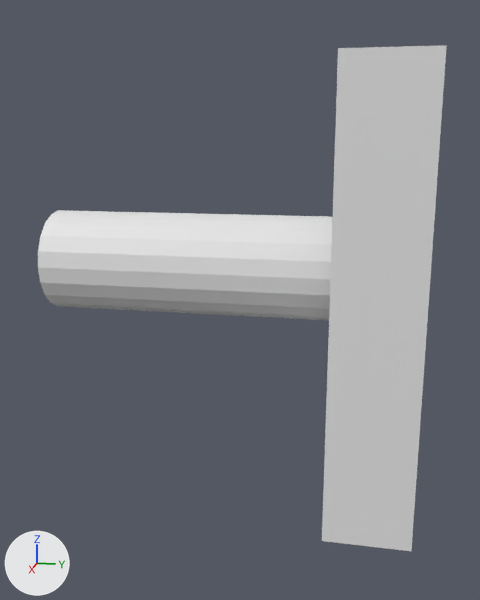
An edit to the OBJ model src/main/resources/assets/create_nuclear_industry/models/block/turbine/mesh/turbine_output_shaft_unformed.obj, drawn before and after from the same camera.
Rendered twice from a camera (50 mm lens) standing at (2.28, -0.111, 0.846) and looking at (0.517, -0.464, 0.405). Arrows for +X, +Y and +Z are at lower left; the lights stay in place. The picture after the commit comes second. Materials are left out; every surface is plain grey. Where no turn or scale is listed for an object, it has been applied to the vertices. Vertices at exactly the same position are counted once.

The older version as bpy lines, for what is in view:
```python
me_output_shaft_front = bpy.data.meshes.new('output_shaft_front')
me_output_shaft_front.from_pydata(...)  # 160 vertices, 102 faces; spans x 0.0..1.0, y -1.0..0.0, z 0.0..1.0
# faces by material slot: [8, 8, 24, 24, 38]
me_output_shaft_front.materials.append(mat_endcap)
me_output_shaft_front.materials.append(mat_casing)
me_output_shaft_front.materials.append(mat_rotor_hub)
me_output_shaft_front.materials.append(mat_inside)
me_output_shaft_front.materials.append(mat_shaft)
ob_output_shaft_front = bpy.data.objects.new('output_shaft_front', me_output_shaft_front)
ob_output_shaft_front.location = (0.0, 0.0, 0.0)
```
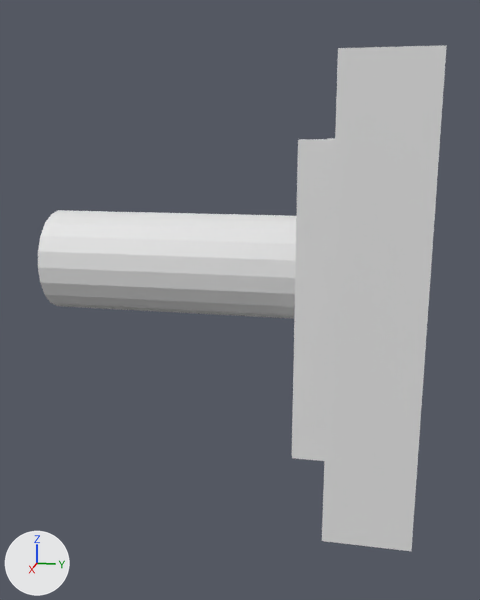
Location of each change, [x1, y1, x2, y2] in pixels of the pictures (480 x 600 px):
part 1 of me_output_shaft_front, added
    after: [292, 139, 335, 461]
part 2 of me_output_shaft_front, reshaped
    both: [322, 45, 447, 551]

Patch to the scene script:
```diff
--- a/src/main/resources/assets/create_nuclear_industry/models/block/turbine/mesh/turbine_output_shaft_unformed.obj.py
+++ b/src/main/resources/assets/create_nuclear_industry/models/block/turbine/mesh/turbine_output_shaft_unformed.obj.py
@@ me_output_shaft_front @@
 # used by ob_output_shaft_front; location = (0.0, 0.0, 0.0)
-me_output_shaft_front.from_pydata(...)  # 160 vertices, 102 faces; spans x 0.0..1.0, y -1.0..0.0, z 0.0..1.0
+me_output_shaft_front.from_pydata(...)  # 402 vertices, 464 faces; spans x 0.0..1.0, y -1.0..0.008, z 0.0..1.0
+# me_output_shaft_front part 1: a new loose piece, a box spanning x 0.855..0.945, y -0.262..-0.187, z 0.16..0.84
+# me_output_shaft_front part 2
+# 48 vertices are removed from x 0.23..0.77, y 0.0, z 0.23..0.77
+# 74 faces are deleted
+# 33 vertices are added at x 0.31..0.69, y -0.262..0.0, z 0.0..1.0
+# 48 new vertices lie (0.0, -0.075, 0.0) away from vertices in x 0.23..0.77, y -0.187, z 0.23..0.77
+# 24 new vertices lie (0.0, 0.075, 0.0) away from vertices in x 0.36..0.64, y -0.262, z 0.36..0.64
+# 212 new faces join them
+# other edits to the shape of me_output_shaft_front do not show in these pictures
```
